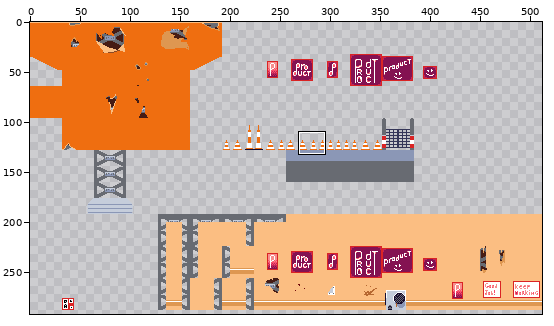
Sprite sheet, stored at Game/Img/environment.png. The first picture is a wide view before the edit; the outline marks the close-up.
Close-up. Old version:
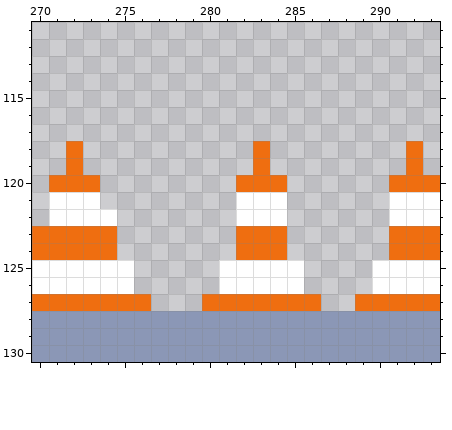
The file is 512x512 pixels. Shown: x 270..293, y 111..130. The wide view leaves out empty margins. The commit also changed other parts of the picture, which this record leaves out.
The same view after the edit:
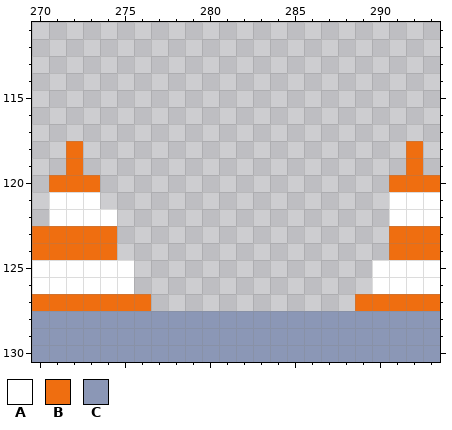
Palette (. is transparent): A #ffffff  B #ef6e10  C #8b97b6
Edits made:
y 118..119: x 283 B -> .
y 120: x 282..284 BBB -> ...
y 121..122: x 282..284 AAA -> ...
y 123..124: x 282..284 BBB -> ...
y 125..126: x 281..285 AAAAA -> .....
y 127: x 280..286 BBBBBBB -> .......
Changed places in both close-ups, as pixel boxes (x1, y1, x2, y2):
erased: (202, 141, 321, 311)
